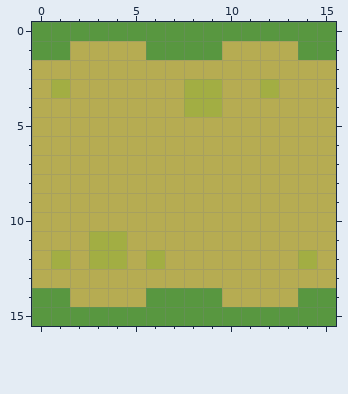
Pixel-art sprite: sprites/087.png. This is how it looked before the edit.
The file is 16x16 pixels.
Now the later version:
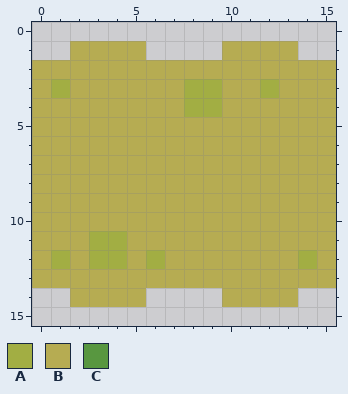
Palette (. is transparent): A #a2ae43  B #b6ac52  C #589740
Changes in this commit:
{"y":0,"x":0,"old":"CCCCCCCCCCCCCCCC","new":"................"}
{"y":1,"x":0,"old":"CC","new":".."}
{"y":1,"x":6,"old":"CCCC","new":"...."}
{"y":1,"x":14,"old":"CC","new":".."}
{"y":14,"x":0,"old":"CC","new":".."}
{"y":14,"x":6,"old":"CCCC","new":"...."}
{"y":14,"x":14,"old":"CC","new":".."}
{"y":15,"x":0,"old":"CCCCCCCCCCCCCCCC","new":"................"}
{"label":"erased","picture_box":[32,22,336,60]}
{"label":"erased","picture_box":[32,288,336,326]}
